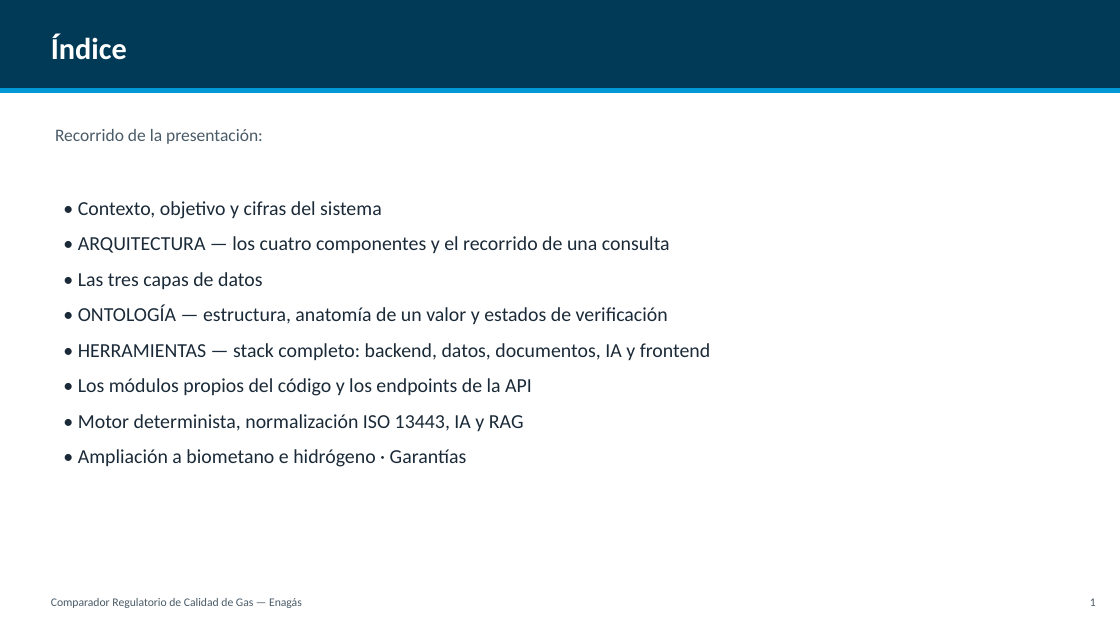
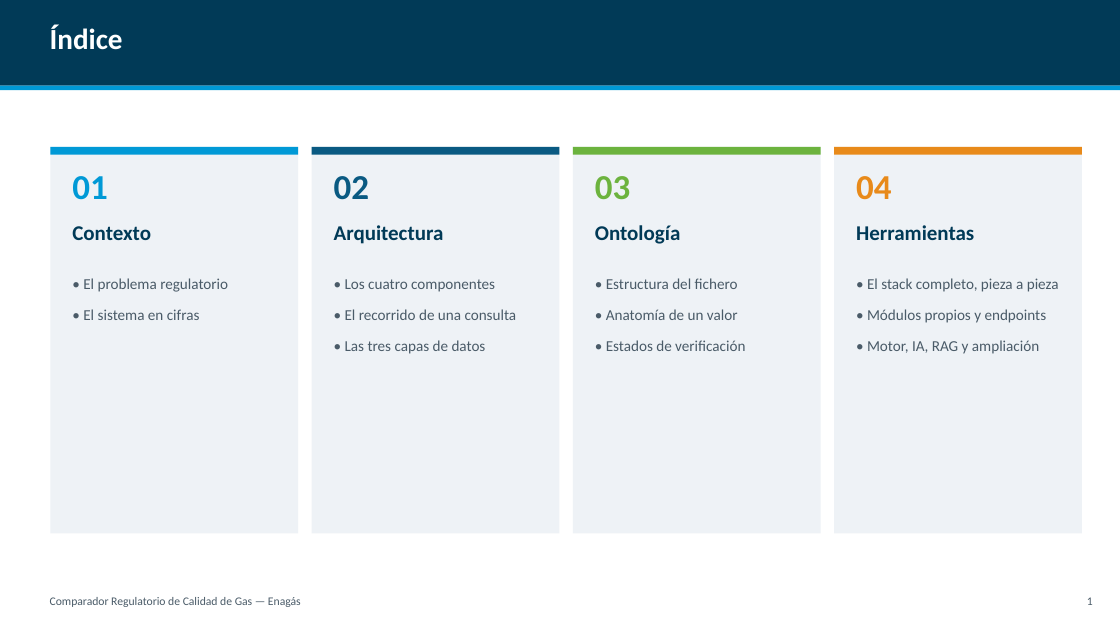
Before and after one commit to CarlosOlivaZurdo/ENAG-S_G1, a slide deck: slide 2 of docs/Presentacion_Comparador_Gas.pptx. Drawn at 1120x630 pixels with LibreOffice and Linux fonts; fonts in the diff are those of the drawing. Boxes give left, top, right and bottom in pixels: in the first picture for what was removed or moved away, otherwise in the second. Text is boxed around its words. In the diff, an @@ line names an element or a change of style, - is before the commit and + after.

```diff
--- a/docs/Presentacion_Comparador_Gas.pptx
+++ b/docs/Presentacion_Comparador_Gas.pptx
@@ text "Índice" at [50, 25, 123, 50]: size 26 to 25 pt @@
@@ rectangle added at [50, 147, 298, 534], fill #EEF2F6 @@
@@ rectangle added at [50, 147, 298, 155], fill #0099D6 @@
@@ text removed at [55, 129, 263, 144] @@
-Recorrido de la presentación:
@@ rectangle added at [312, 147, 560, 534], fill #EEF2F6 @@
@@ rectangle added at [312, 147, 560, 155], fill #0A5A82 @@
@@ rectangle added at [573, 147, 821, 534], fill #EEF2F6 @@
@@ rectangle added at [573, 147, 821, 155], fill #6CB33E @@
@@ rectangle added at [834, 147, 1082, 534], fill #EEF2F6 @@
@@ rectangle added at [834, 147, 1082, 155], fill #E88A1A @@
@@ text added at [72, 176, 107, 200], 30 pt, text #0099D6, bold @@
+01
@@ text added at [334, 176, 369, 200], 30 pt, text #0A5A82, bold @@
+02
@@ text added at [595, 176, 630, 199], 30 pt, text #6CB33E, bold @@
+03
@@ text added at [856, 176, 891, 200], 30 pt, text #E88A1A, bold @@
+04
@@ text removed at [78, 201, 711, 467] @@
-• Contexto, objetivo y cifras del sistema
-• ARQUITECTURA — los cuatro componentes y el recorrido de una consulta
-• Las tres capas de datos
-• ONTOLOGÍA — estructura, anatomía de un valor y estados de verificación
-• HERRAMIENTAS — stack completo: backend, datos, documentos, IA y frontend
-• Los módulos propios del código y los endpoints de la API
-• Motor determinista, normalización ISO 13443, IA y RAG
-• Ampliación a biometano e hidrógeno · Garantías
@@ text added at [72, 226, 151, 240], 18 pt, text #013A57, bold @@
+Contexto
@@ text added at [334, 225, 444, 244], 18 pt, text #013A57, bold @@
+Arquitectura
@@ text added at [595, 225, 681, 244], 18 pt, text #013A57, bold @@
+Ontología
@@ text added at [856, 225, 974, 240], 18 pt, text #013A57, bold @@
+Herramientas
@@ text added at [83, 278, 228, 320], 13 pt, text #4A5B68 @@
+• El problema regulatorio
+• El sistema en cifras
@@ text added at [345, 279, 517, 354], 13 pt, text #4A5B68 @@
+• Los cuatro componentes
+• El recorrido de una consulta
+• Las tres capas de datos
@@ text added at [606, 278, 745, 351], 13 pt, text #4A5B68 @@
+• Estructura del fichero
+• Anatomía de un valor
+• Estados de verificación
@@ text added at [867, 278, 1059, 354], 13 pt, text #4A5B68 @@
+• El stack completo, pieza a pieza
+• Módulos propios y endpoints
+• Motor, IA, RAG y ampliación
```
Also in this commit, not shown: 19 other slides changed, 4 slides added, 3 slides removed, 1 other file.
